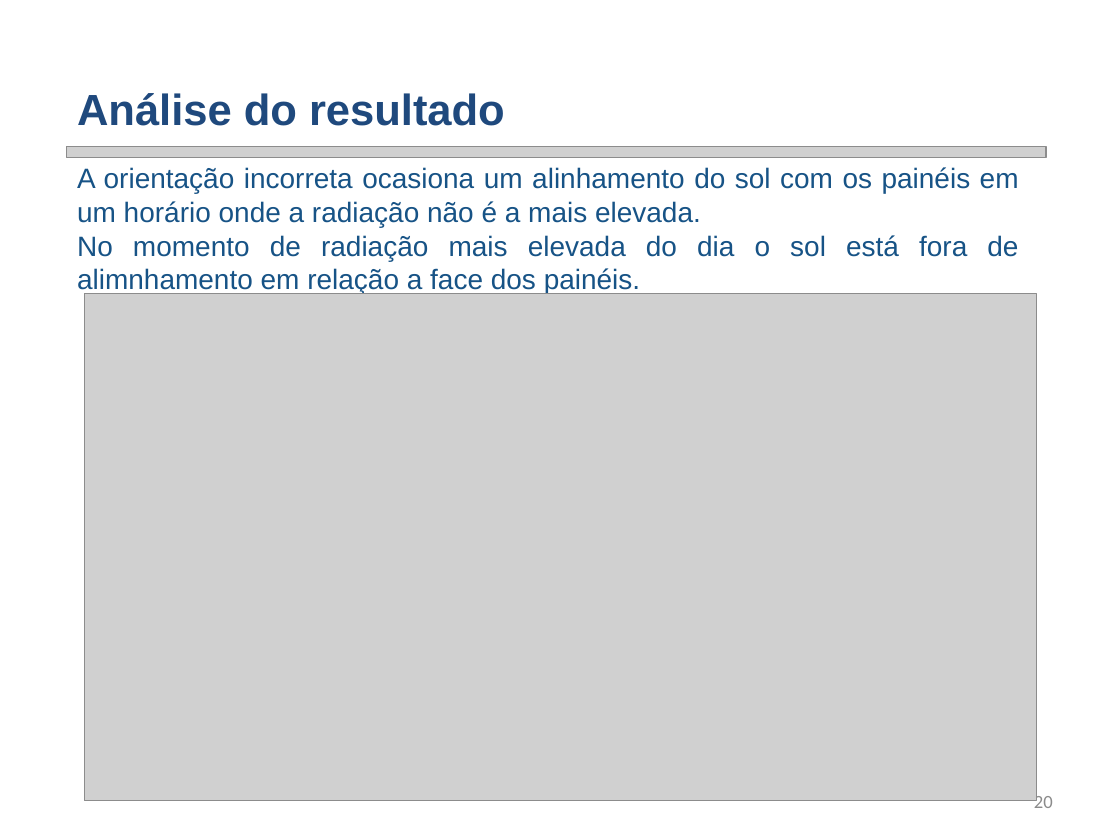
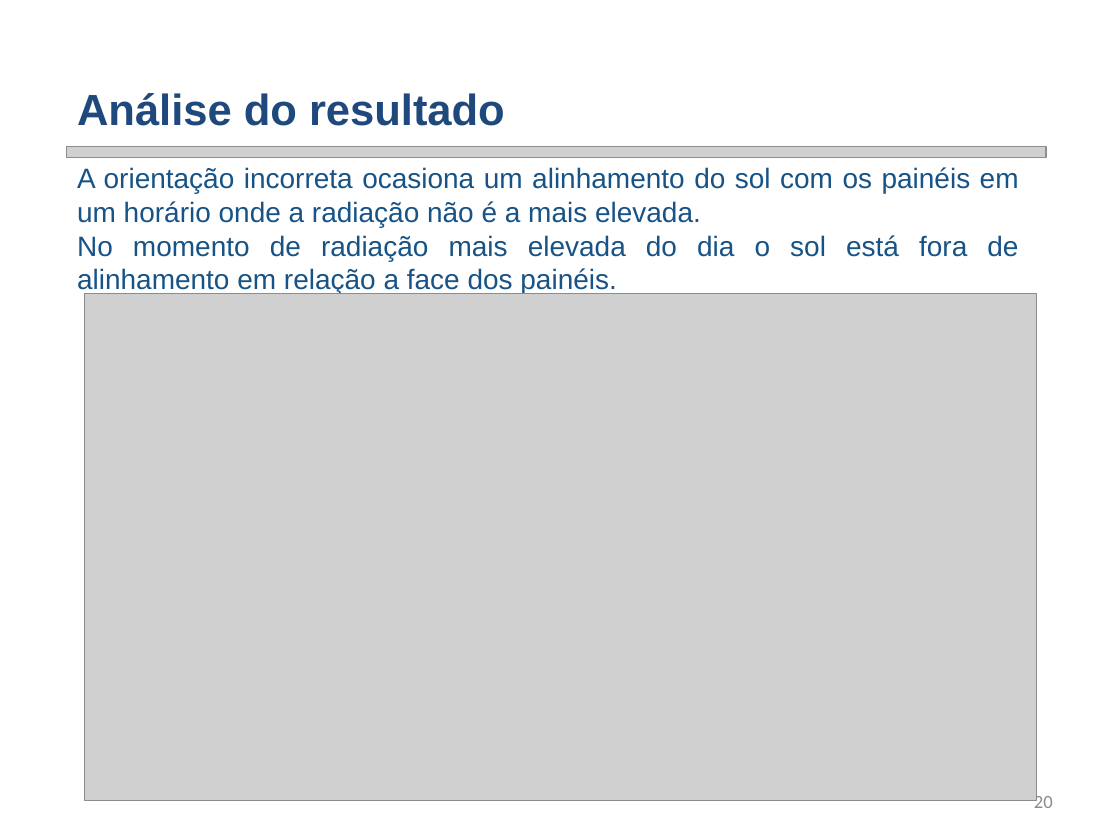
Before and after one commit to smarley2/SGR, a slide deck: slide 20 of Renes/Trabalho 2/SGR Trabalho 2 - Sistema Fotovoltaico.pptx. Drawn at 1120x840 pixels with LibreOffice and Linux fonts; fonts in the diff are those of the drawing; grey boxes stand for pictures; background and template pictures are left out. Boxes give left, top, right and bottom in pixels: in the first picture for what was removed or moved away, otherwise in the second. Text is boxed around its words. In the diff, an @@ line names an element or a change of style, - is before the commit and + after.

```diff
--- a/Renes/Trabalho 2/SGR Trabalho 2 - Sistema Fotovoltaico.pptx
+++ b/Renes/Trabalho 2/SGR Trabalho 2 - Sistema Fotovoltaico.pptx
@@ text at (77,235,1018,294): text changed @@
-  No momento de radiação mais elevada do dia o sol está fora de alimnhamento em relação a face dos painéis.
+  No momento de radiação mais elevada do dia o sol está fora de alinhamento em relação a face dos painéis.
```
Also in this commit, not shown: 2 other slides changed, 5 other files.
